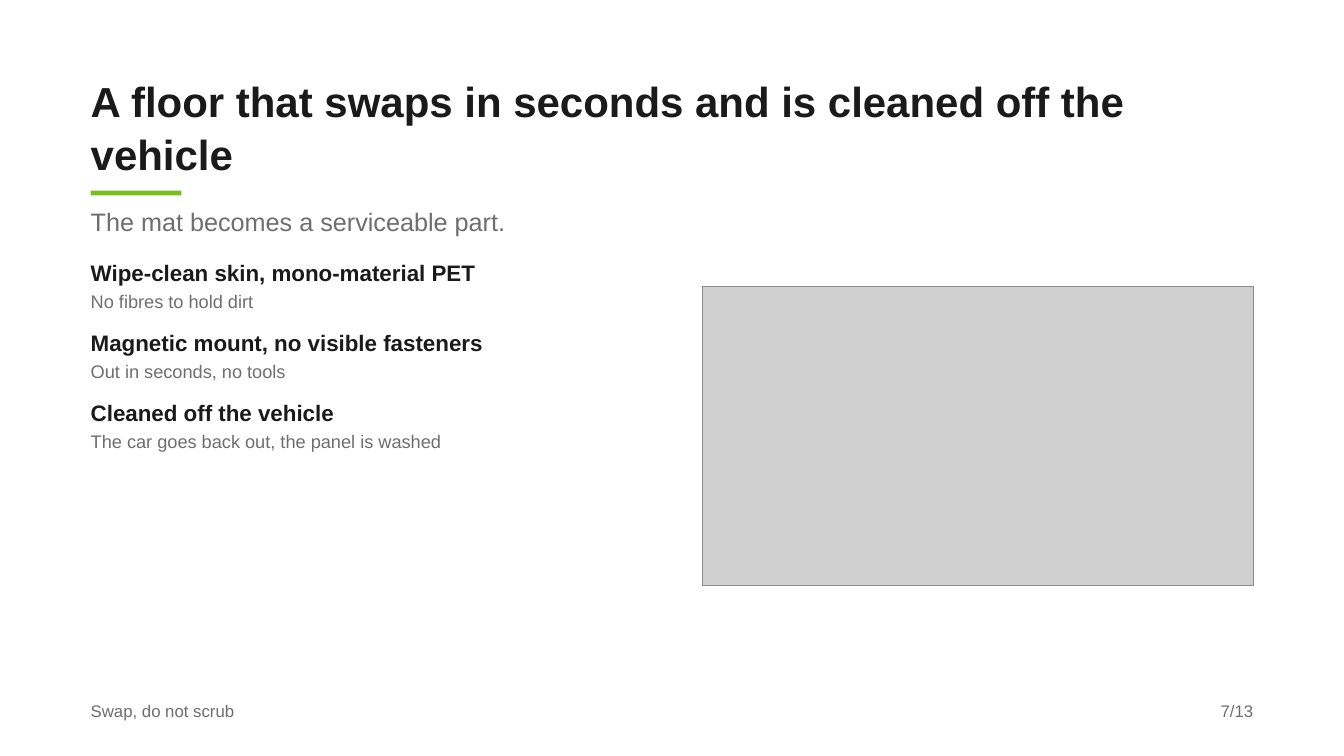
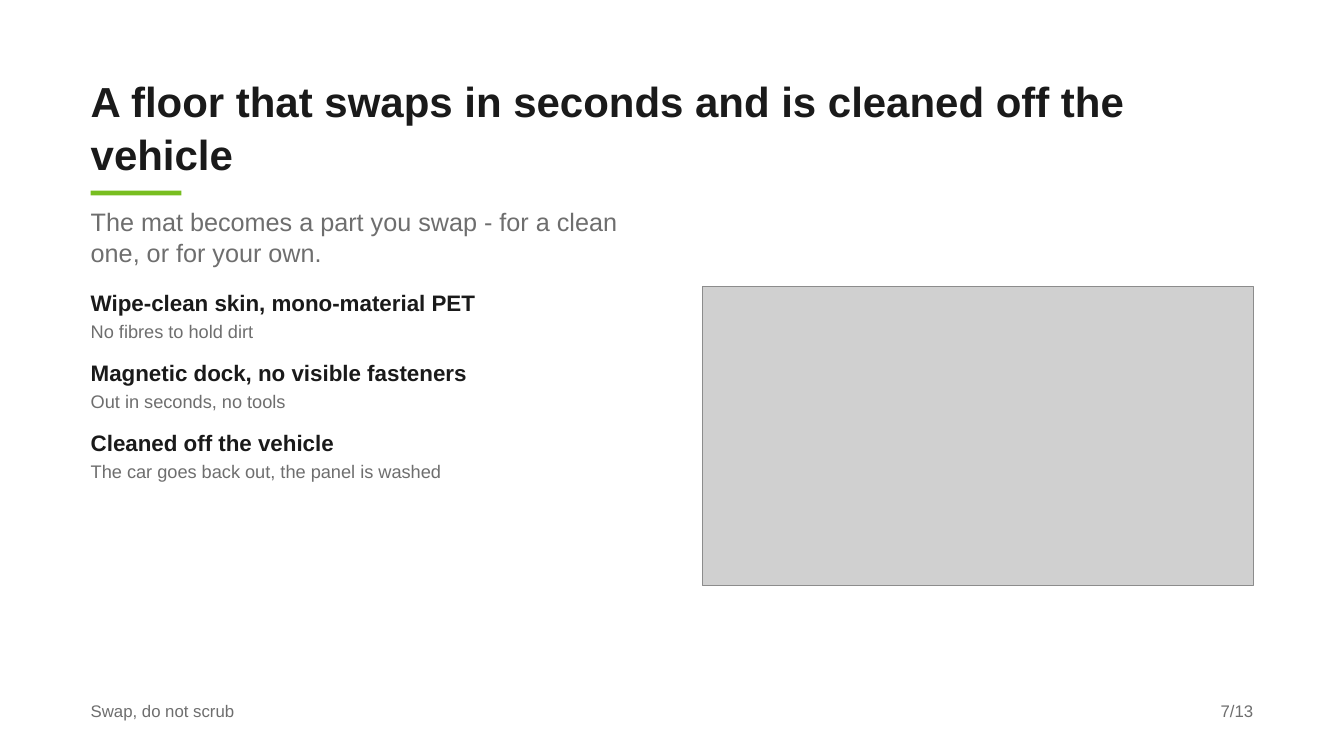
Before and after one commit to Maxlemore97/Autoneum-Challenge-2026, a slide deck: slide 7 of Praesentationen/midterm/Autoneum-Midterm_Team4.pptx. Drawn at 1344x756 pixels with LibreOffice and Linux fonts; fonts in the diff are those of the drawing; grey boxes stand for pictures. Boxes give left, top, right and bottom in pixels: in the first picture for what was removed or moved away, otherwise in the second. Text is boxed around its words. In the diff, an @@ line names an element or a change of style, - is before the commit and + after.

```diff
--- a/Praesentationen/midterm/Autoneum-Midterm_Team4.pptx
+++ b/Praesentationen/midterm/Autoneum-Midterm_Team4.pptx
@@ text at (91,213,617,267): text changed @@
-The mat becomes a serviceable part.
+The mat becomes a part you swap - for a clean one, or for your own.
@@ text at (91,364,466,386): text changed @@
-Magnetic mount, no visible fasteners
+Magnetic dock, no visible fasteners
```
Also in this commit, not shown: 6 other slides changed, 11 other files.
